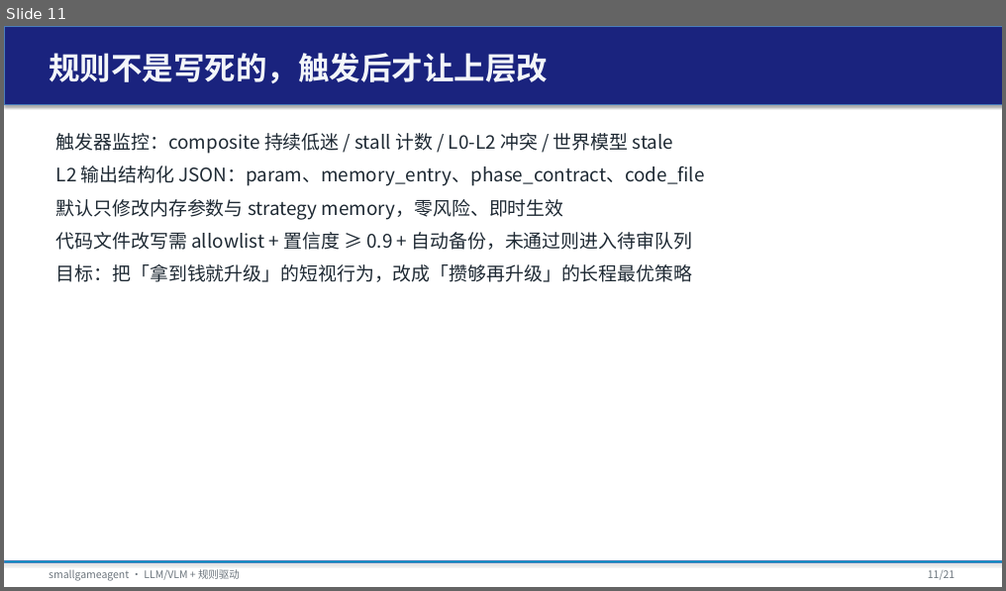
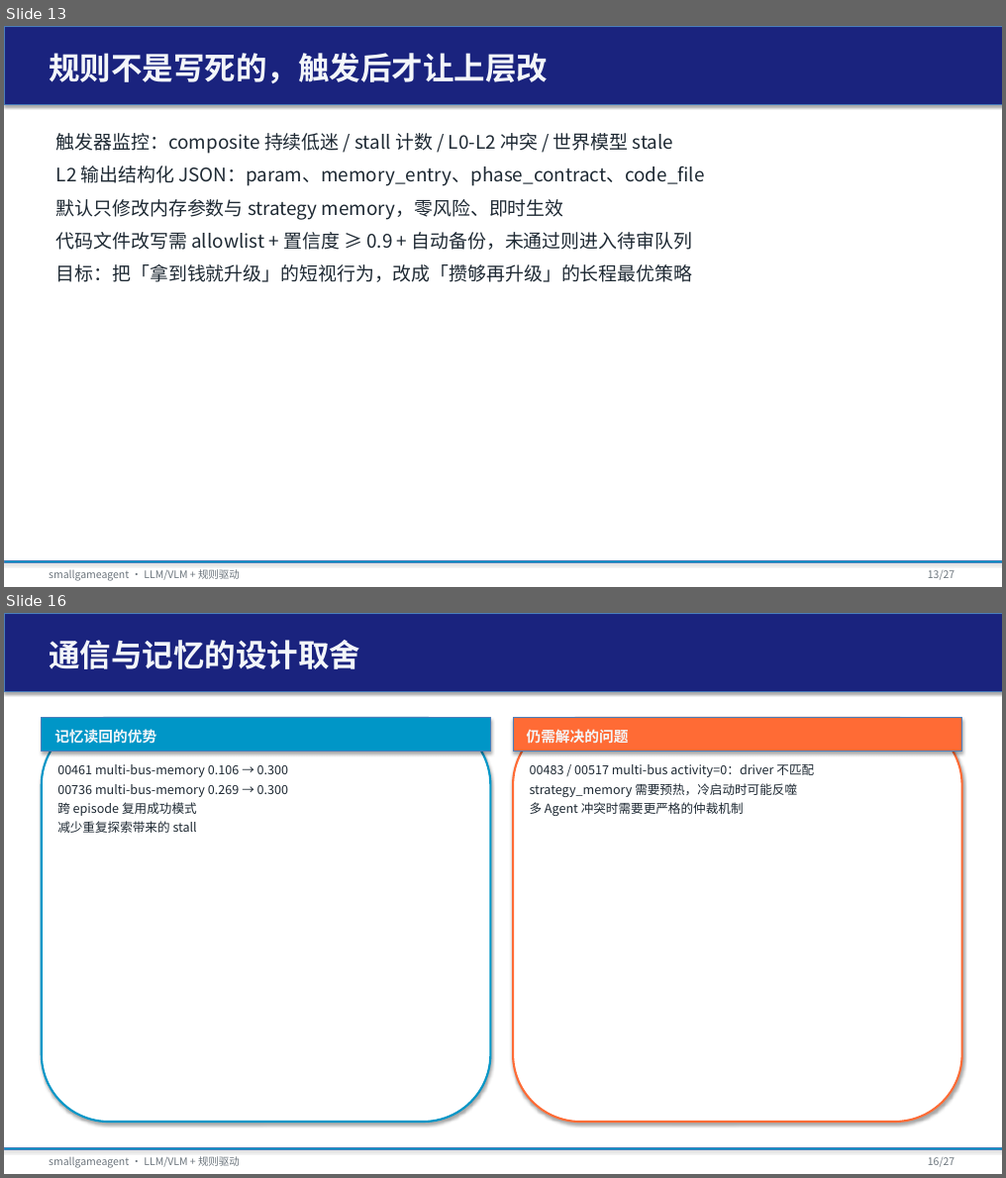
Before and after one commit to tzhazuma/smallgameagent, a slide deck: reports/smallgameagent_report.pptx. Shown one above the other, each under a label of ours: slide 11 before the commit, slides 13 and 16 after it; the slides between them are not shown. The pictures are 1006x591 and 1006x1178 pixels, drawn with LibreOffice and Linux fonts; fonts in the diff are those of the drawing. Boxes give left, top, right and bottom in pixels: in the first picture for what was removed or moved away, otherwise in the second. Text is boxed around its words. In the diff, an @@ line names an element or a change of style, - is before the commit and + after.

```diff
--- a/reports/smallgameagent_report.pptx
+++ b/reports/smallgameagent_report.pptx
@@ slide 16 added at box(4, 613, 1002, 1174), background #FFFFFF @@
@@ rectangle added at box(4, 613, 1002, 691), fill #1A237E, outline #4B7EBC 0.75 pt @@
@@ text added at box(49, 640, 360, 669), 30 pt, text #F3F6F9, bold @@
+通信与记忆的设计取舍
@@ rounded rectangle added at box(42, 718, 491, 1122), fill #FFFFFF, outline #0096C7 2 pt @@
@@ rectangle added at box(42, 718, 491, 752), fill #0096C7, outline #4B7EBC 0.75 pt @@
@@ text added at box(54, 729, 156, 744), 14 pt, text #F3F6F9, bold @@
+记忆读回的优势
@@ rounded rectangle added at box(513, 718, 962, 1122), fill #FFFFFF, outline #FF6B35 2 pt @@
@@ rectangle added at box(513, 718, 962, 752), fill #FF6B35, outline #4B7EBC 0.75 pt @@
@@ text added at box(527, 729, 629, 743), 14 pt, text #F3F6F9, bold @@
+仍需解决的问题
@@ text added at box(57, 764, 288, 833), 12 pt, text #1E2933 @@
+00461 multi-bus-memory 0.106 → 0.300
+00736 multi-bus-memory 0.269 → 0.300
+跨 episode 复用成功模式
+减少重复探索带来的 stall
@@ text added at box(530, 764, 814, 816), 12 pt, text #1E2933 @@
+00483 / 00517 multi-bus activity=0：driver 不匹配
+strategy_memory 需要预热，冷启动时可能反噬
+多 Agent 冲突时需要更严格的仲裁机制
@@ rectangle added at box(4, 1149, 1002, 1150), fill #0096C7, outline #4B7EBC 0.75 pt @@
@@ text added at box(49, 1157, 240, 1168), 10 pt, text #6C757D @@
+smallgameagent · LLM/VLM + 规则驱动
@@ text added at box(928, 1157, 954, 1167), 10 pt, text #6C757D @@
+16/27
@@ what was slide 11 is now slide 13 @@
@@ slide 13 changed as well @@
@@ text at box(928, 570, 954, 580): text changed @@
-11/21
+13/27
```
Also in this commit, not shown: 19 other slides changed, 6 other slides added, 1 slide removed, 16 other files.
